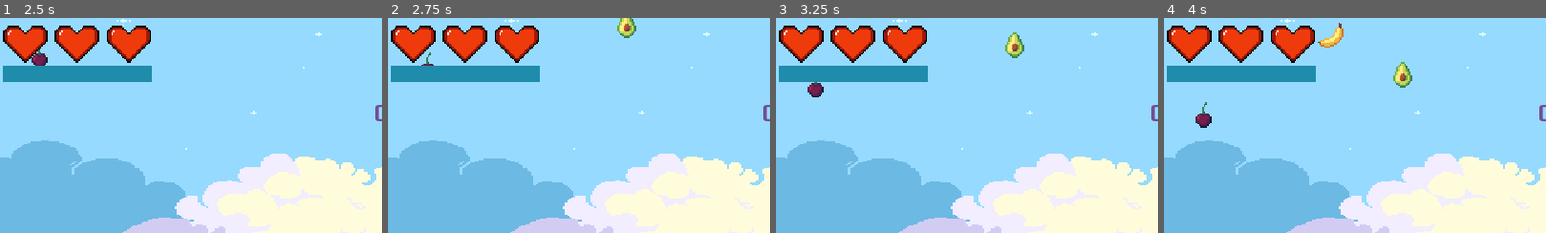
Above: before the commit, frames 1-4 (left to right).
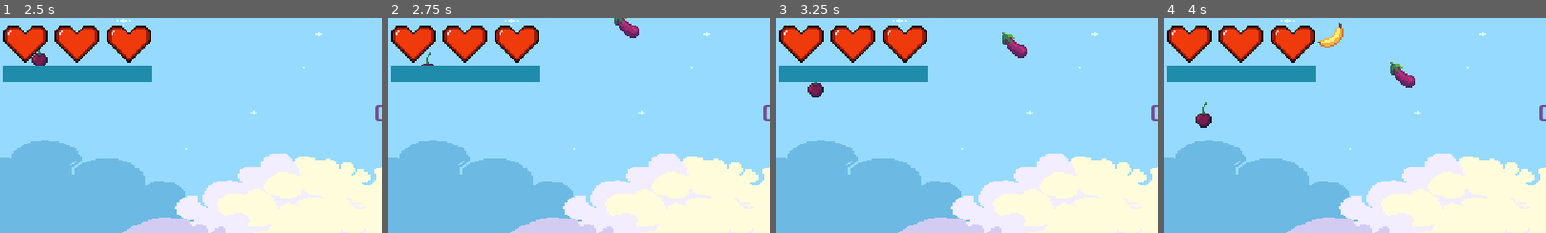
Above: after the commit, the same moments.

Repository: ColinKYuen/BQ-Game-Jam
Game: Godot game, scene res://Scenes/Main.tscn
The game is run twice, just before and just after one commit, with the same random seed, the same clock (stepped at 60 frames per second) and the same inputs.
Inputs:
- Up to frame 1 (2.5 s): click "Start" at 0.5 s; hold D (move_right) from 1.28 s (still down); tap W (move_up) at 1.52, 2.27 s
- Up to frame 2 (2.75 s): keep holding D (move_right)
- Up to frame 3 (3.25 s): release D (move_right) at 2.78 s; hold Left (move_left) from 2.78 s (still down)
- Up to frame 4 (4 s): release Left (move_left) at 3.53 s; hold D (move_right) from 3.53 s (still down); tap W (move_up) at 3.77 s
The pictures show only the part of the screen within x 0-50%, y 0-50%; the shares and areas given below are measured in that part.

Frame 1 is identical in both runs. In frame 2, 0.5% of the frame differs, in the area x 59-66%, y 0-10%; in frame 3, 0.5%; in frame 4, 0.6%, in the area x 59-66%, y 20-33%.

Commit message:
Swap fruit assets

Diff:
--- a/Scenes/SpecialFruit.tscn
+++ b/Scenes/SpecialFruit.tscn
@@ -18,7 +18,7 @@
 texture = ExtResource( 2 )
 hframes = 38
 vframes = 6
-frame = 189
+frame = 25
 
 [node name="HitSpecialFruit" type="AudioStreamPlayer" parent="."]
 stream = ExtResource( 3 )
